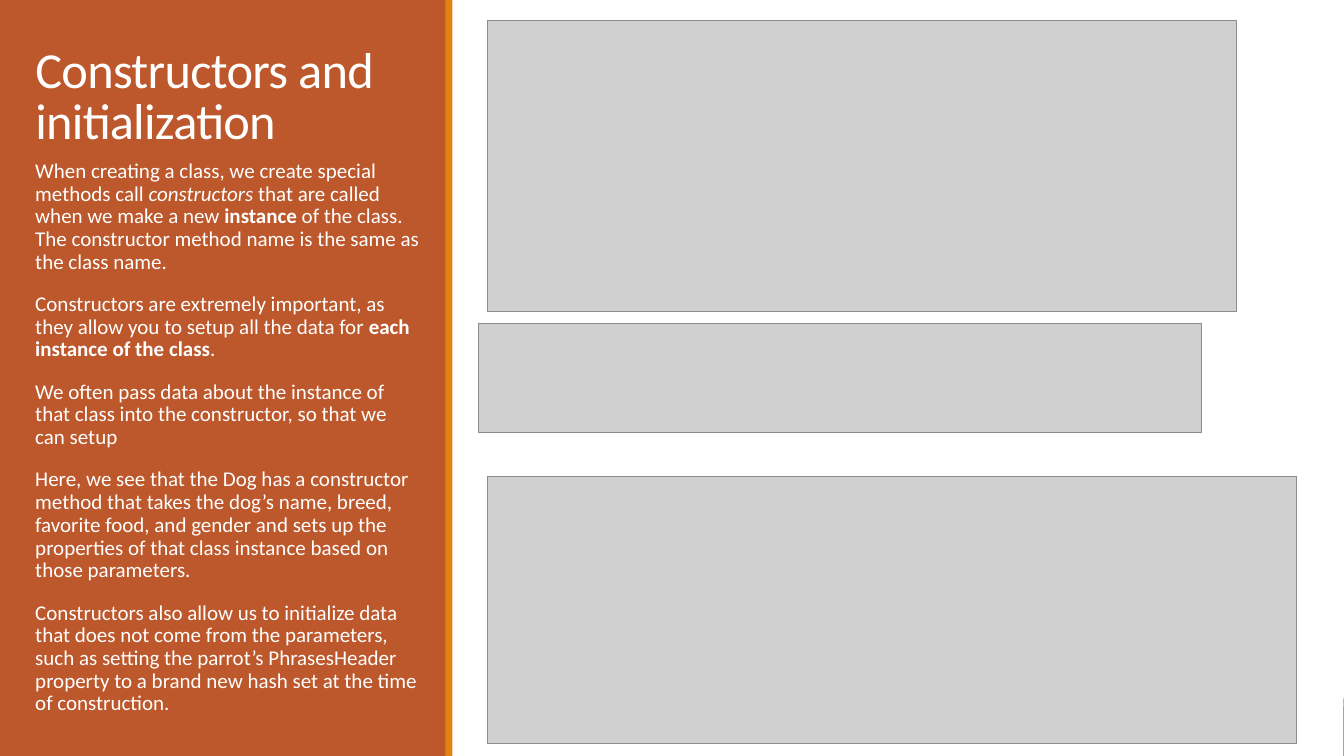
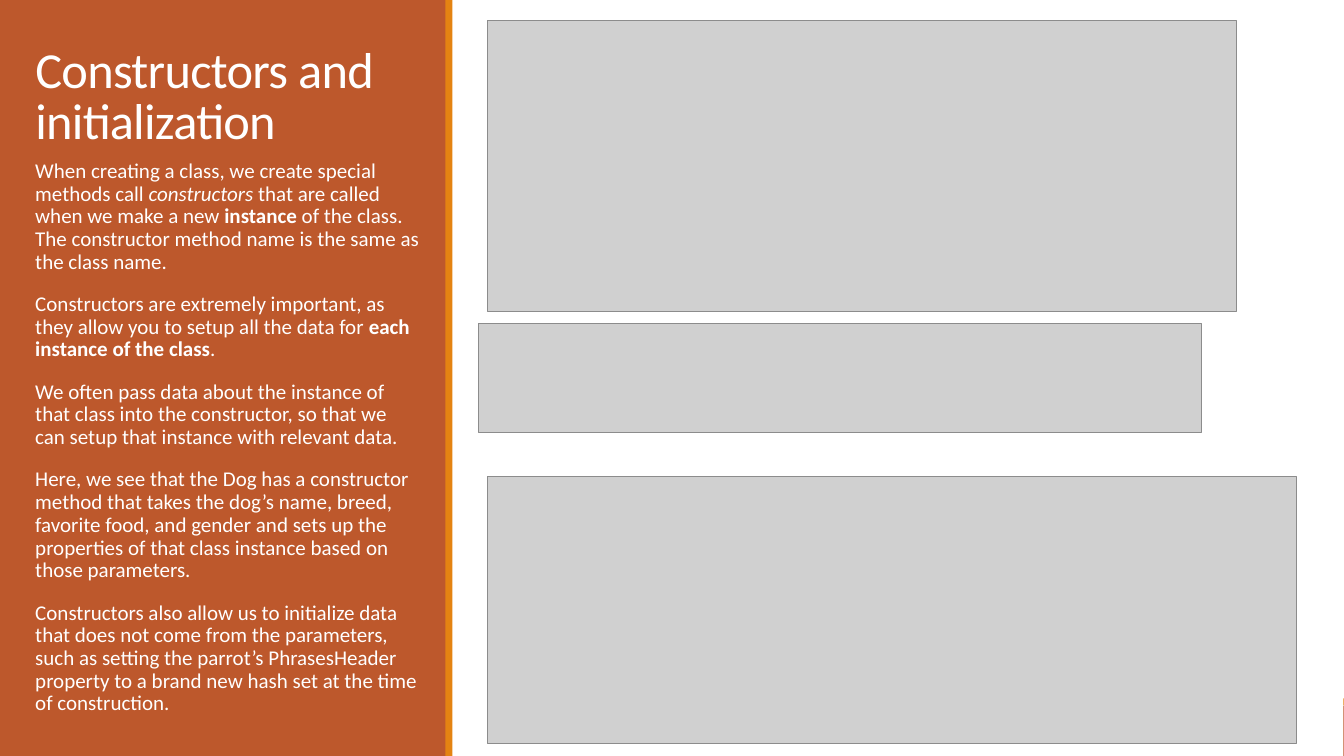
Before and after one commit to Troy-Web-Consulting/twc-training-oop-fundamentals, a slide deck: slide 10 of presentation.pptx. Drawn at 1344x756 pixels with LibreOffice and Linux fonts; fonts in the diff are those of the drawing; grey boxes stand for pictures. Boxes give left, top, right and bottom in pixels: in the first picture for what was removed or moved away, otherwise in the second. Text is boxed around its words. In the diff, an @@ line names an element or a change of style, - is before the commit and + after.

Commit message:
Fixed typo in ctor slide

```diff
--- a/presentation.pptx
+++ b/presentation.pptx
@@ text at [35,384,397,448]: text changed @@
-  We often pass data about the instance of that class into the constructor, so that we can setup
+  We often pass data about the instance of that class into the constructor, so that we can setup that instance with relevant data.
```
Also in this commit, not shown: 1 other file.
